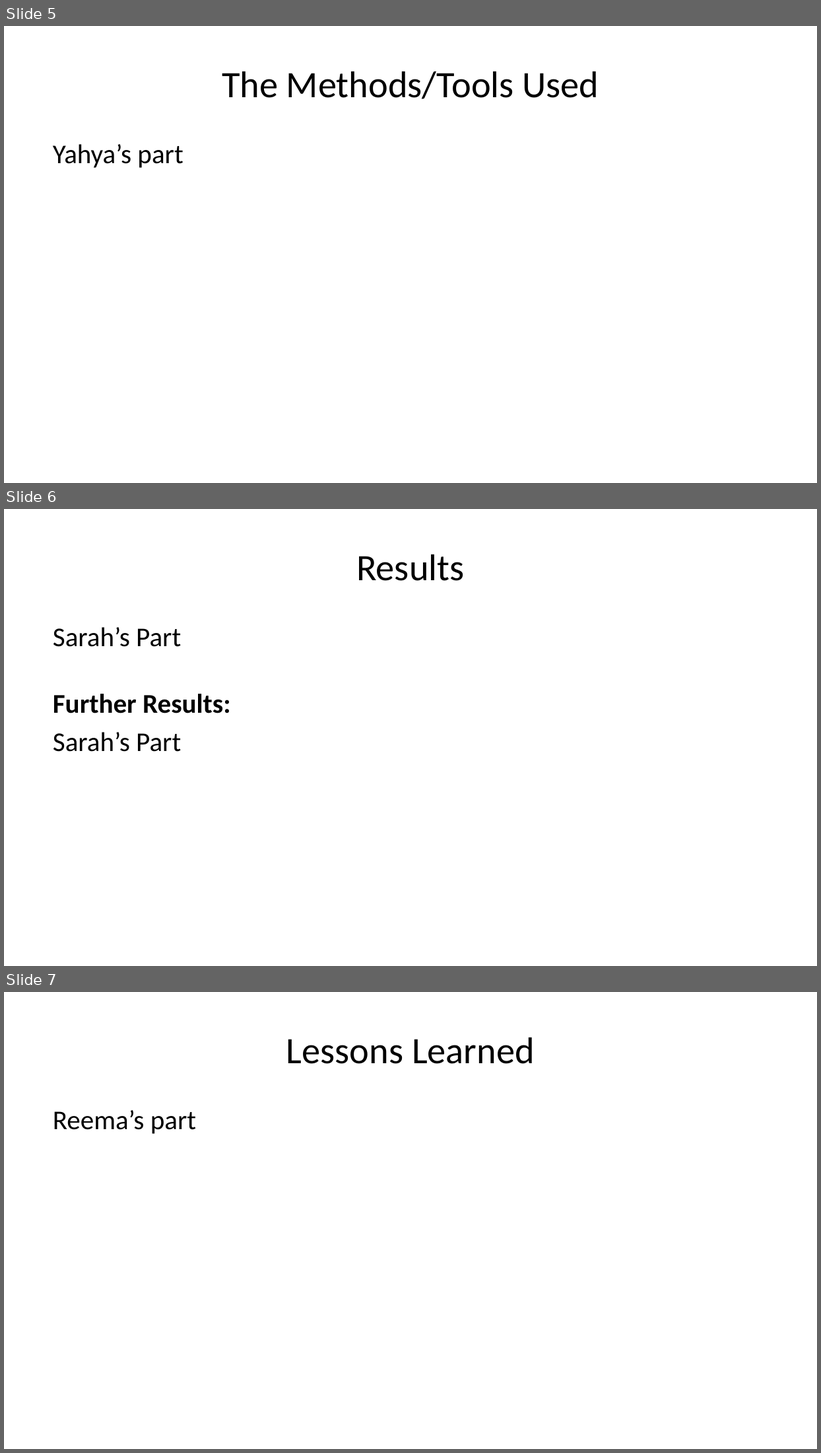
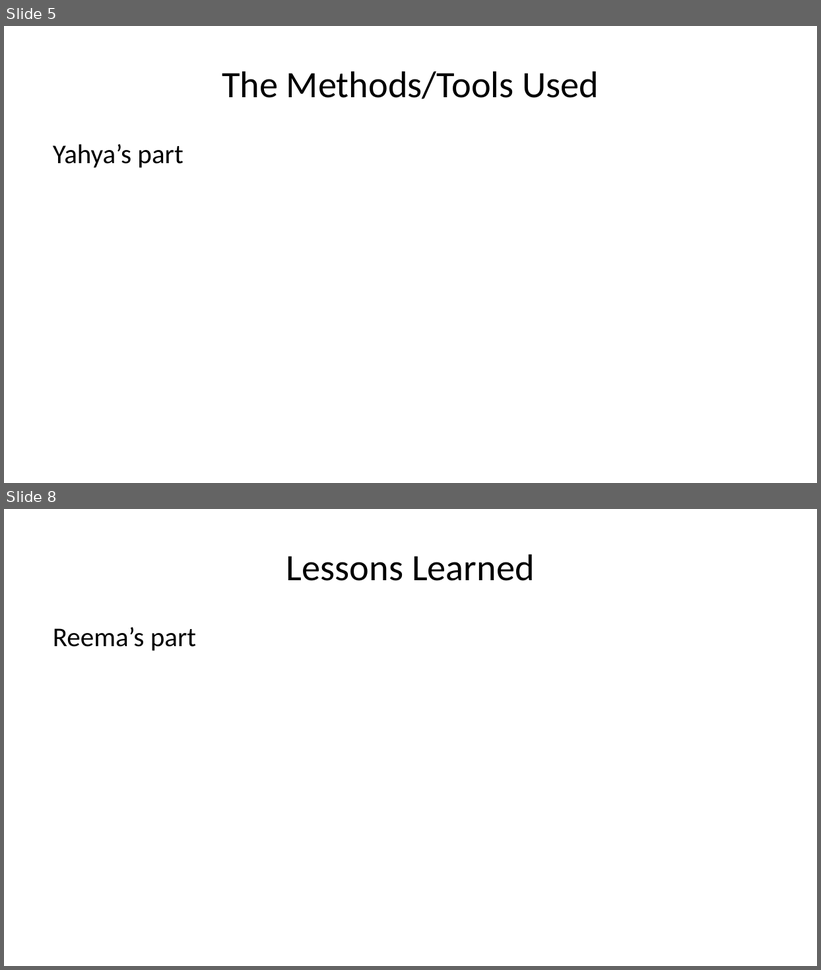
Before and after one commit to Sarah-Alshumayri/Data_Sciences_PPT, a slide deck: Progress_Presentation.pptx. Shown one above the other, each under a label of ours: slides 5, 6 and 7 before the commit, slides 5 and 8 after it; the slides between them are not shown. The pictures are 821x1453 and 821x970 pixels, drawn with LibreOffice and Linux fonts; fonts in the diff are those of the drawing. Boxes give left, top, right and bottom in pixels: in the first picture for what was removed or moved away, otherwise in the second. Text is boxed around its words. In the diff, an @@ line names an element or a change of style, - is before the commit and + after.

```diff
--- a/Progress_Presentation.pptx
+++ b/Progress_Presentation.pptx
@@ slide 6 removed at (4, 509, 817, 966), background #FFFFFF @@
@@ title removed at (356, 554, 464, 581) @@
-Results
@@ text removed at (53, 627, 230, 752) @@
-Sarah’s Part
-Further Results:
-Sarah’s Part
@@ what was slide 7 is now slide 8 @@
```
Also in this commit, not shown: 2 slides changed, 2 slides added, 2 other files.
